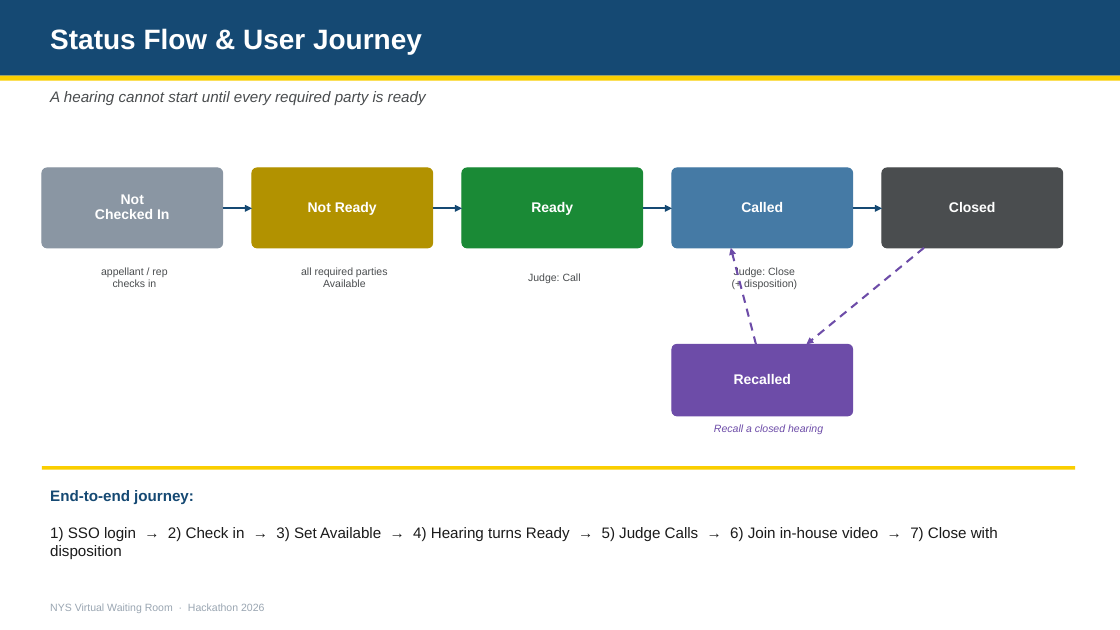
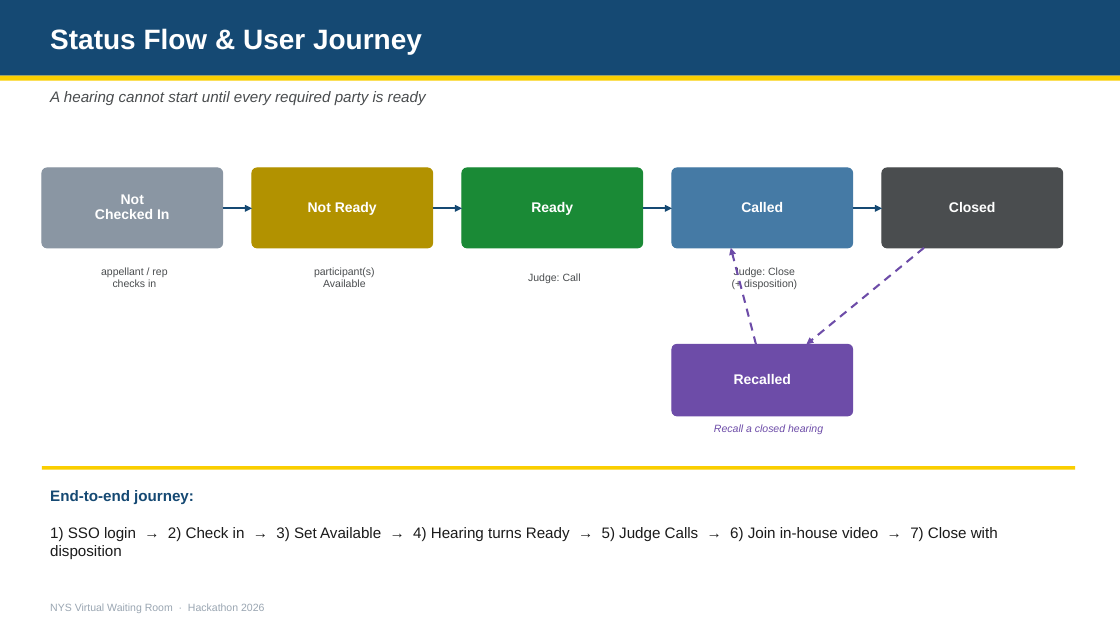
Before and after one commit to senugala46/nys-virtual-waiting-room, a slide deck: slide 6 of VWR-Pitch-Deck.pptx. Drawn at 1120x630 pixels with LibreOffice and Linux fonts; fonts in the diff are those of the drawing. Boxes give left, top, right and bottom in pixels: in the first picture for what was removed or moved away, otherwise in the second. Text is boxed around its words. In the diff, an @@ line names an element or a change of style, - is before the commit and + after.

```diff
--- a/VWR-Pitch-Deck.pptx
+++ b/VWR-Pitch-Deck.pptx
@@ text at (314, 267, 375, 277): text changed @@
-all required parties
+participant(s)
```
Also in this commit, not shown: 3 other slides changed, 1 other file.
